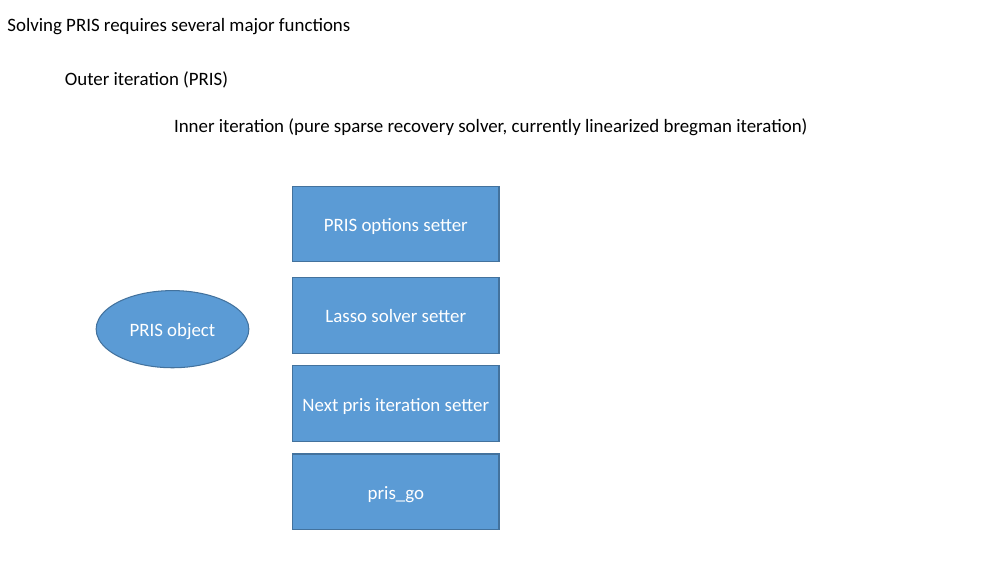
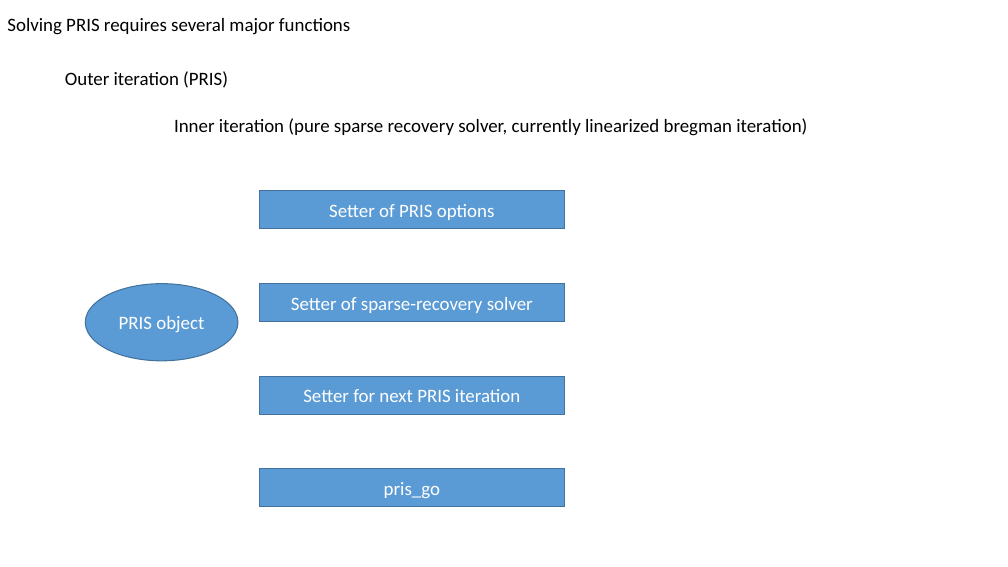
Before and after one commit to xiyuyi/PyPRIS, a slide deck: slide 2 of architecture.pptx. Drawn at 1008x567 pixels with LibreOffice and Linux fonts; fonts in the diff are those of the drawing. Boxes give left, top, right and bottom in pixels: in the first picture for what was removed or moved away, otherwise in the second. Text is boxed around its words. In the diff, an @@ line names an element or a change of style, - is before the commit and + after.

```diff
--- a/architecture.pptx
+++ b/architecture.pptx
@@ rectangle "Setter of PRIS options" resized from (x1=293, y1=186, x2=499, y2=262) to (x1=259, y1=191, x2=565, y2=229) @@
@@ text in rectangle at (x1=329, y1=204, x2=495, y2=220): text changed @@
-PRIS options setter
+Setter of PRIS options
@@ ellipse "PRIS object" moved from (x1=96, y1=290, x2=249, y2=368) to (x1=85, y1=284, x2=238, y2=361) @@
@@ rectangle "Setter of sparse-recovery solver" resized from (x1=293, y1=278, x2=499, y2=353) to (x1=259, y1=284, x2=565, y2=321) @@
@@ text in rectangle at (x1=291, y1=297, x2=533, y2=313): text changed @@
-Lasso solver setter
+Setter of sparse-recovery solver
@@ rectangle "Setter for next PRIS iteration" resized from (x1=293, y1=366, x2=499, y2=442) to (x1=259, y1=377, x2=565, y2=414) @@
@@ text in rectangle at (x1=303, y1=389, x2=520, y2=402): text changed @@
-Next pris iteration setter
+Setter for next PRIS iteration
@@ rectangle "pris_go" resized from (x1=293, y1=454, x2=499, y2=530) to (x1=259, y1=469, x2=565, y2=507) @@
```
Also in this commit, not shown: 1 other slide changed, 2 slides added, 4 other files.
